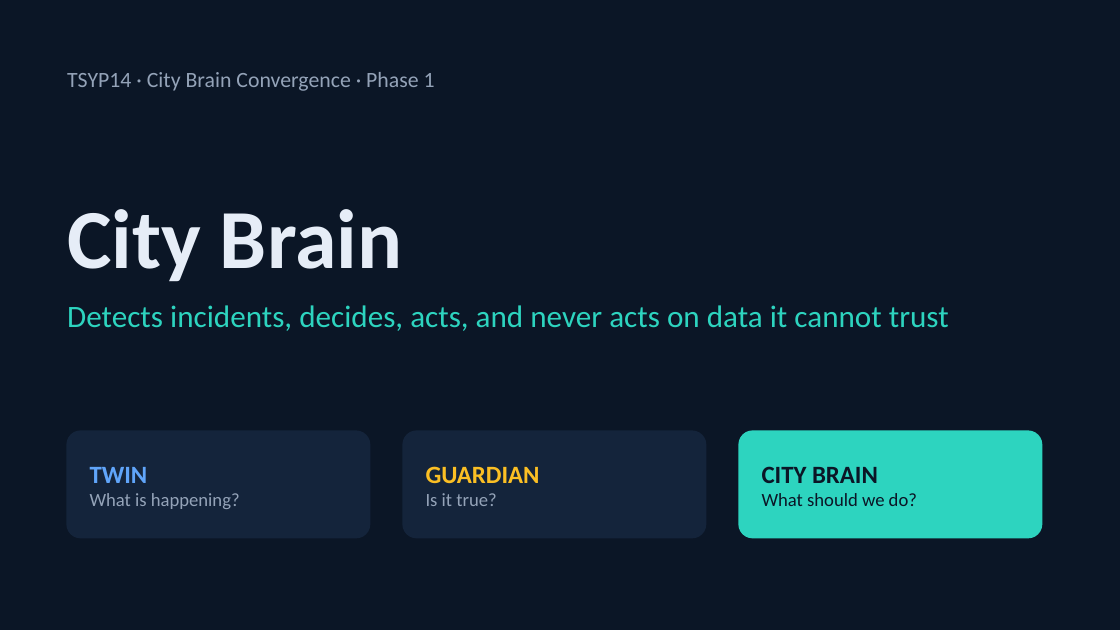
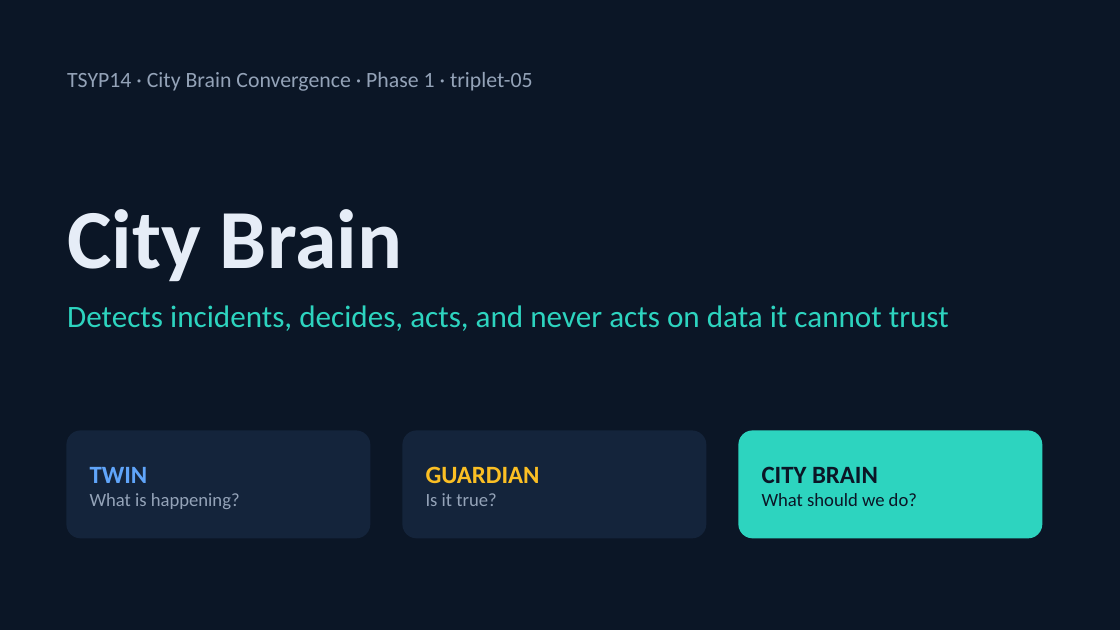
Before and after one commit to Omar-Brika/city-brain-convergence, a slide deck: slide 1 of docs/pitch/pitch.pptx. Drawn at 1120x630 pixels with LibreOffice and Linux fonts; fonts in the diff are those of the drawing. Boxes give left, top, right and bottom in pixels: in the first picture for what was removed or moved away, otherwise in the second. Text is boxed around its words. In the diff, an @@ line names an element or a change of style, - is before the commit and + after.

```diff
--- a/docs/pitch/pitch.pptx
+++ b/docs/pitch/pitch.pptx
@@ text at (67, 72, 532, 91): text changed @@
-TSYP14 · City Brain Convergence · Phase 1
+TSYP14 · City Brain Convergence · Phase 1 · triplet-05
```
Also in this commit, not shown: 6 other slides changed, 31 other files.
